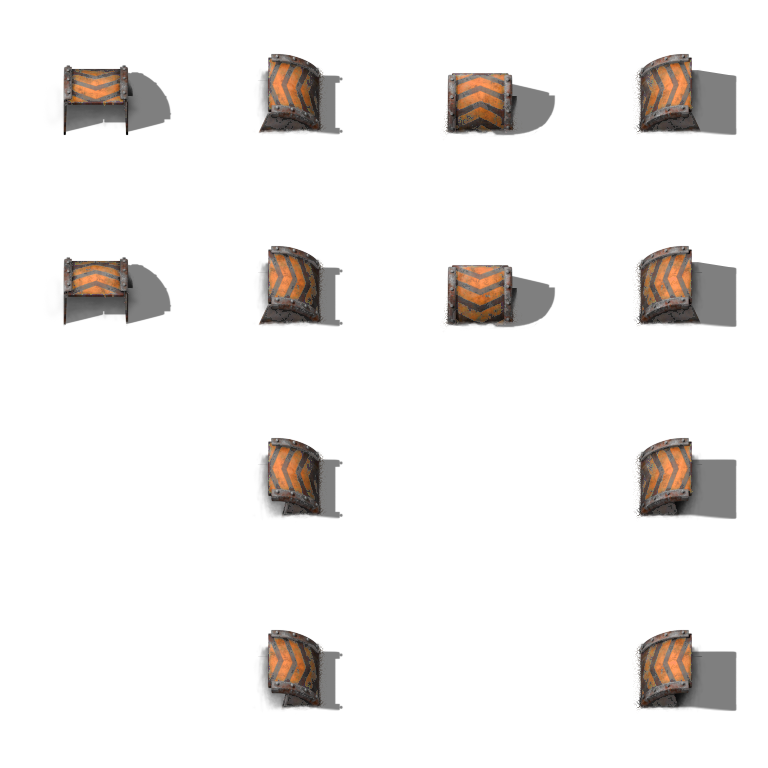
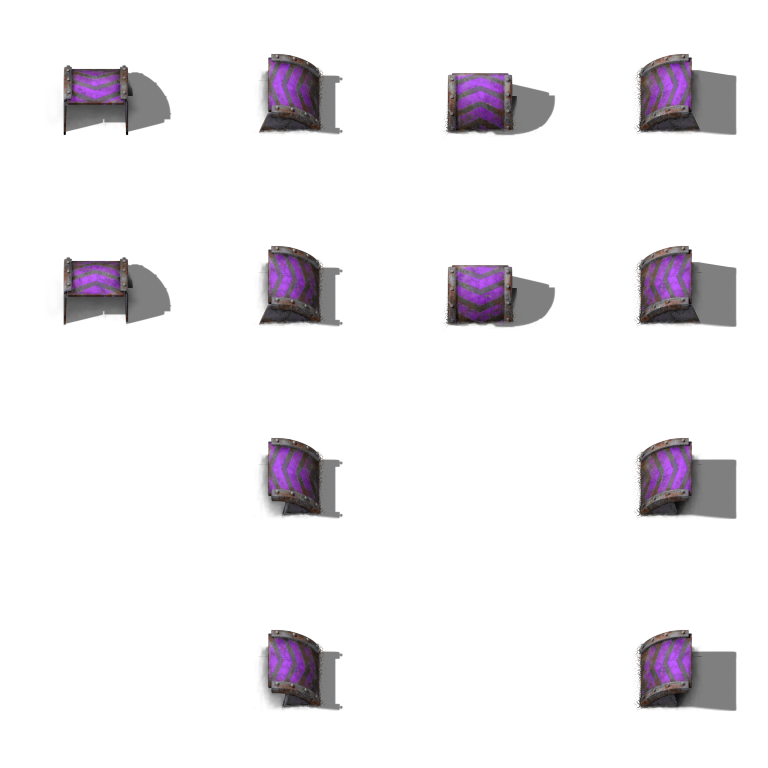
Layer changes from the first 768px x 768px image to the second:
added layer "tier 6" above "tier 5" over [left=64, top=56, right=695, bottom=707]
hid "tier 5" over [left=64, top=56, right=695, bottom=707]
